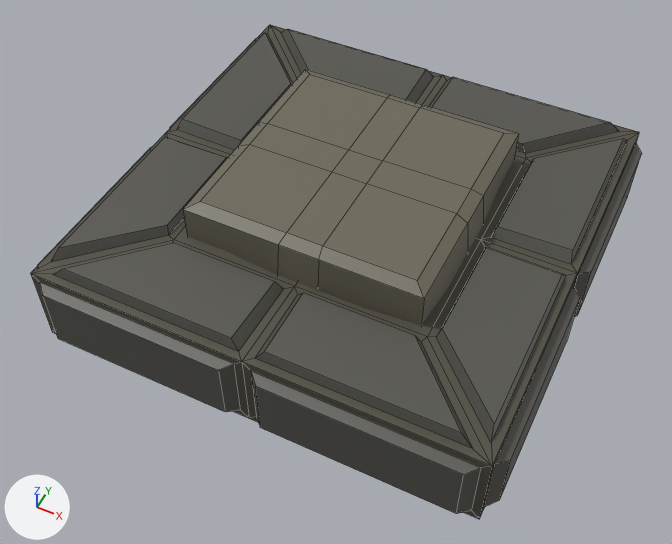
Two versions of the FBX model Assets/Models/PressurePlate.fbx, one commit apart.
Camera for both pictures: a 50 mm camera at (0.705, -1.527, 1.711) aimed at (0.0, -0.115, -0.053). Lighting does not change. The marker at lower left points along +X, +Y and +Z. The first picture is the older version. Mesh edges are drawn as thin lines.

Before the edit, the objects in view are built like this:
```python
me_cube_004 = bpy.data.meshes.new('Cube.004')
me_cube_004.from_pydata(...)  # 230 vertices, 226 faces; spans x -0.587..0.587, y -0.587..0.587, z -0.135..0.213
# faces by material slot: [42, 100, 84]
me_cube_004.materials.append(mat_light_stone)  # brown #6e695a
me_cube_004.materials.append(mat_stone)  # dark grey #56554f
me_cube_004.materials.append(mat_cement)  # dark grey #524f44
ob_pressure_plate_mesh = bpy.data.objects.new('Pressure Plate.Mesh', me_cube_004)
ob_pressure_plate_mesh.location = (0.0, 0.0, 0.0)
```
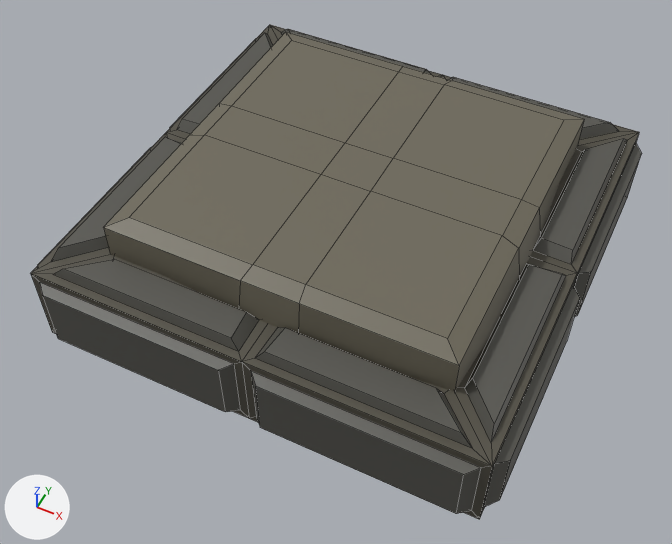
Commit message: Added BossDoor + Gate + Lock + upgraded pressure plate
Added BossDoor + Gate + Lock + upgraded pressure plate

Location of each change, [x1, y1, x2, y2] in pixels of the pictures (672 x 544 px; the box of a moved part takes in the faces that stretch with it):
part 1 of me_cube_004, moved or reshaped: before [183, 69, 519, 325]; after [103, 32, 584, 392]
part 2 of me_cube_004, moved or reshaped: [32, 25, 638, 466] in both

Patch to the scene script:
```diff
--- a/Assets/Models/PressurePlate.fbx.py
+++ b/Assets/Models/PressurePlate.fbx.py
@@ me_cube_004 @@
 me_cube_004.from_pydata(...)  # 230 vertices, 226 faces; spans x -0.587..0.587, y -0.587..0.587, z -0.135..0.213
 # used by ob_pressure_plate_mesh; location = (0.0, 0.0, 0.0)
+# me_cube_004 part 1: the loose piece of 44 vertices spanning x -0.324..0.324, y -0.324..0.324, z 0.026..0.213 is scaled about its middle by (1.43, 1.43, 1)
+# me_cube_004 part 2: 40 of the vertices in x -0.351..0.351, y -0.351..0.351, z 0.11..0.133 are scaled about their middle by (1.3, 1.3, 1)
 me_cube_004.materials.append(mat_light_stone)
```
